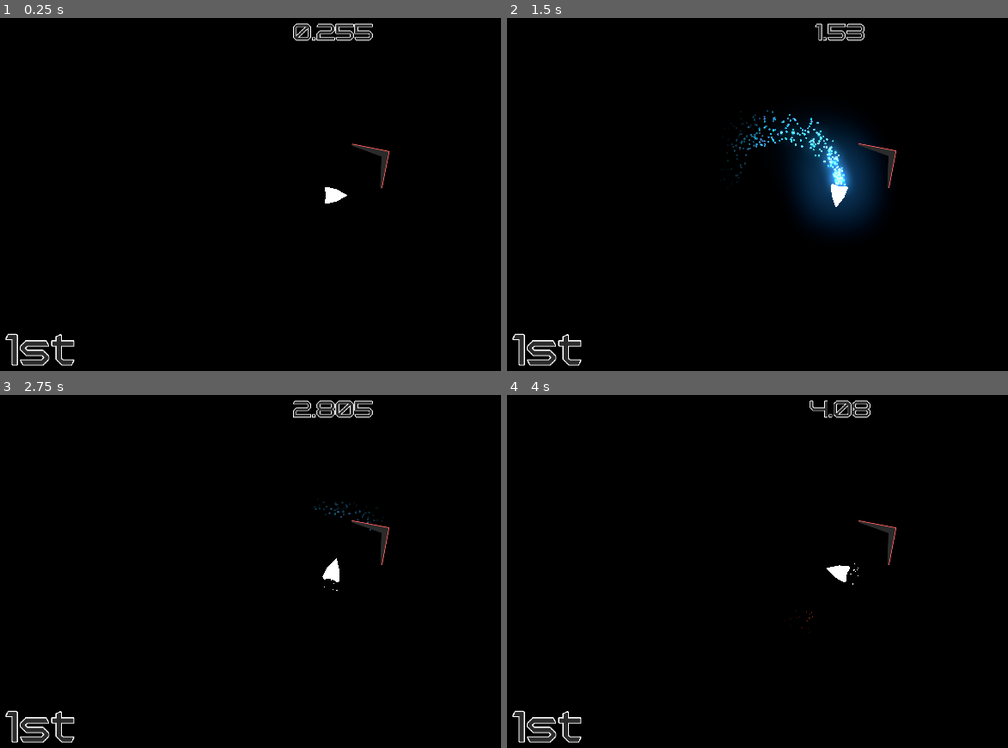
Above: before the commit, frames 1-4 (two rows, left to right).
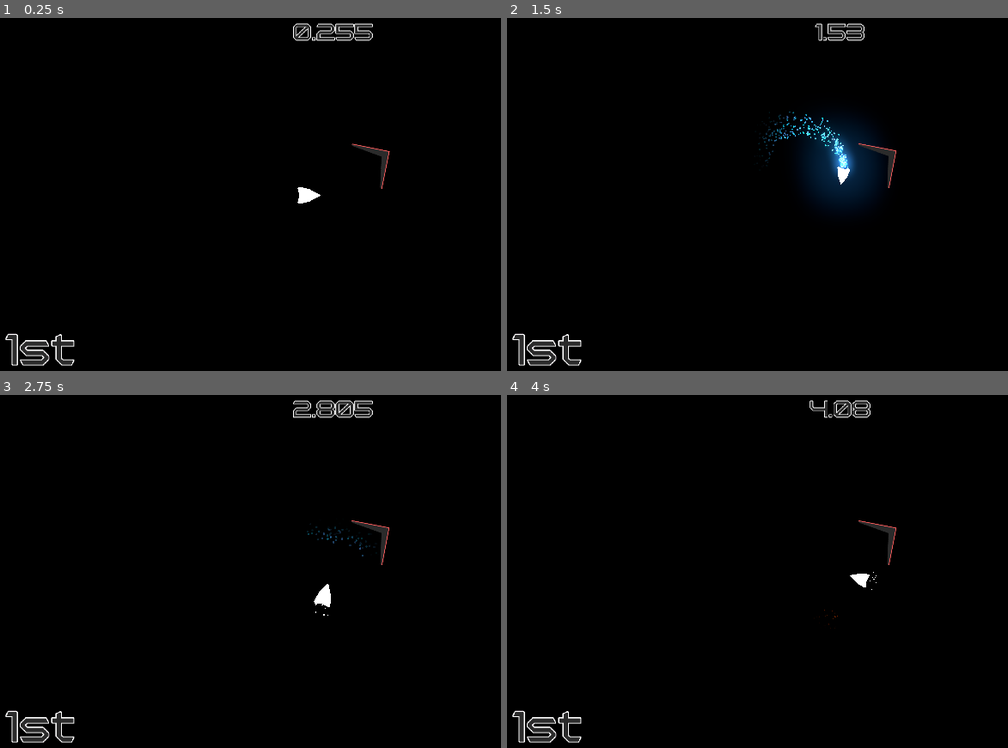
Above: after the commit, the same moments.

Repository: Insta-x/boost-racer
Game: Godot game, scene res://Src/Game.tscn
The game is run twice, just before and just after one commit, with the same random seed, the same clock (stepped at 60 frames per second) and the same inputs. This scene is started directly instead of the project's main scene.
Inputs:
- Up to frame 1 (0.25 s): no input
- Up to frame 2 (1.5 s): hold D (turn_right) 0.53-1.28 s; hold Shift (boost) 0.53-1.28 s; hold Space (brake) from 1.28 s (still down); tap Shift (boost) at 1.35 s
- Up to frame 3 (2.75 s): release Space (brake) at 2.03 s; hold D (turn_right) from 2.03 s (still down); hold Shift (boost) from 2.03 s (still down)
- Up to frame 4 (4 s): release D (turn_right) at 2.78 s; release Shift (boost) at 2.78 s; hold W (thrust) 2.78-3.53 s; tap Shift (boost) at 2.85 s; hold A (turn_left) from 3.53 s (still down); hold Shift (boost) from 3.53 s (still down)

The runs differ from the first frame. In frame 1, 0.3% of the frame differs, in the area x 59-78%, y 35-53%; in frame 2, 3.6%, in the area x 43-78%, y 26-61%; in frame 3, 0.5%; in frame 4, 0.3%.

Commit message:
camera zoom and pan

Diff:
--- a/Src/Game.tscn
+++ b/Src/Game.tscn
@@ -17,6 +17,7 @@
 position = Vector2( -14, 0 )
 
 [node name="GameCamera" parent="." instance=ExtResource( 9 )]
+position = Vector2( 128, 8832 )
 current = true
 following = NodePath("../GameWorld/PlayerRacer")
 
--- a/Src/GameCamera.gd
+++ b/Src/GameCamera.gd
@@ -13,7 +13,7 @@
 
 
 func _process(delta: float) -> void:
-	global_position = following.global_position
+	follow(delta)
 
 	shake_time_left = move_toward(shake_time_left, 0.0, delta)
 
@@ -26,6 +26,16 @@
 			)
 
 
+func follow(delta: float) -> void:
+	var target_position = following.global_position
+	var velocity_offset = following.linear_velocity * 0.3
+	var look_offset = Vector2.RIGHT.rotated(following.rotation) * 75.0
+	target_position += look_offset
+	global_position = global_position.move_toward(target_position, 800.0 * delta)
+#	global_position = following.global_position
+	zoom = zoom.move_toward(lerp(Vector2.ONE, Vector2(2.5, 2.5), following.linear_velocity.length() / 1000.0), 0.5 * delta)
+
+
 func shake(duration : float = 0.1, power : int = 20) -> void:
 	shake_time_left = duration
 	shake_total_time = duration
@@ -33,4 +43,4 @@
 
 
 func _on_player_boosted() -> void:
-	shake(1.5, 8)
+	shake(1.5, 13)
--- a/Src/GameWorld.tscn
+++ b/Src/GameWorld.tscn
@@ -98,7 +98,7 @@
 polygon = PoolVector2Array( 1920, 1728, 3072, 1728, 3072, 640, 7040, 640, 7040, 512, 1664, 512, 1664, 704, 1920, 704 )
 
 [node name="PlayerRacer" parent="." instance=ExtResource( 2 )]
-position = Vector2( 177, 8817 )
+position = Vector2( 128, 8832 )
 
 [node name="FinishArea2D" parent="." instance=ExtResource( 4 )]
 position = Vector2( 13504, -64 )
